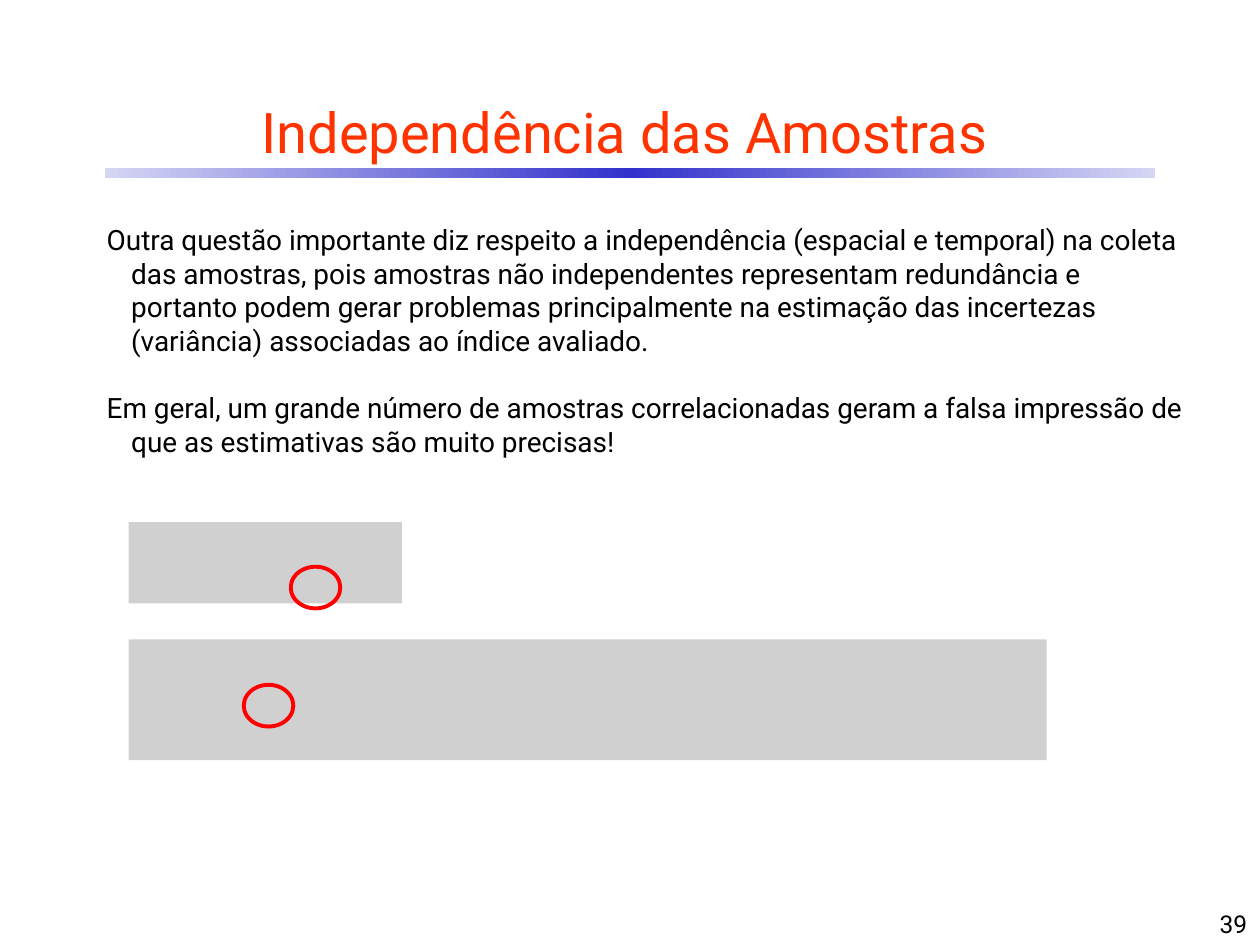
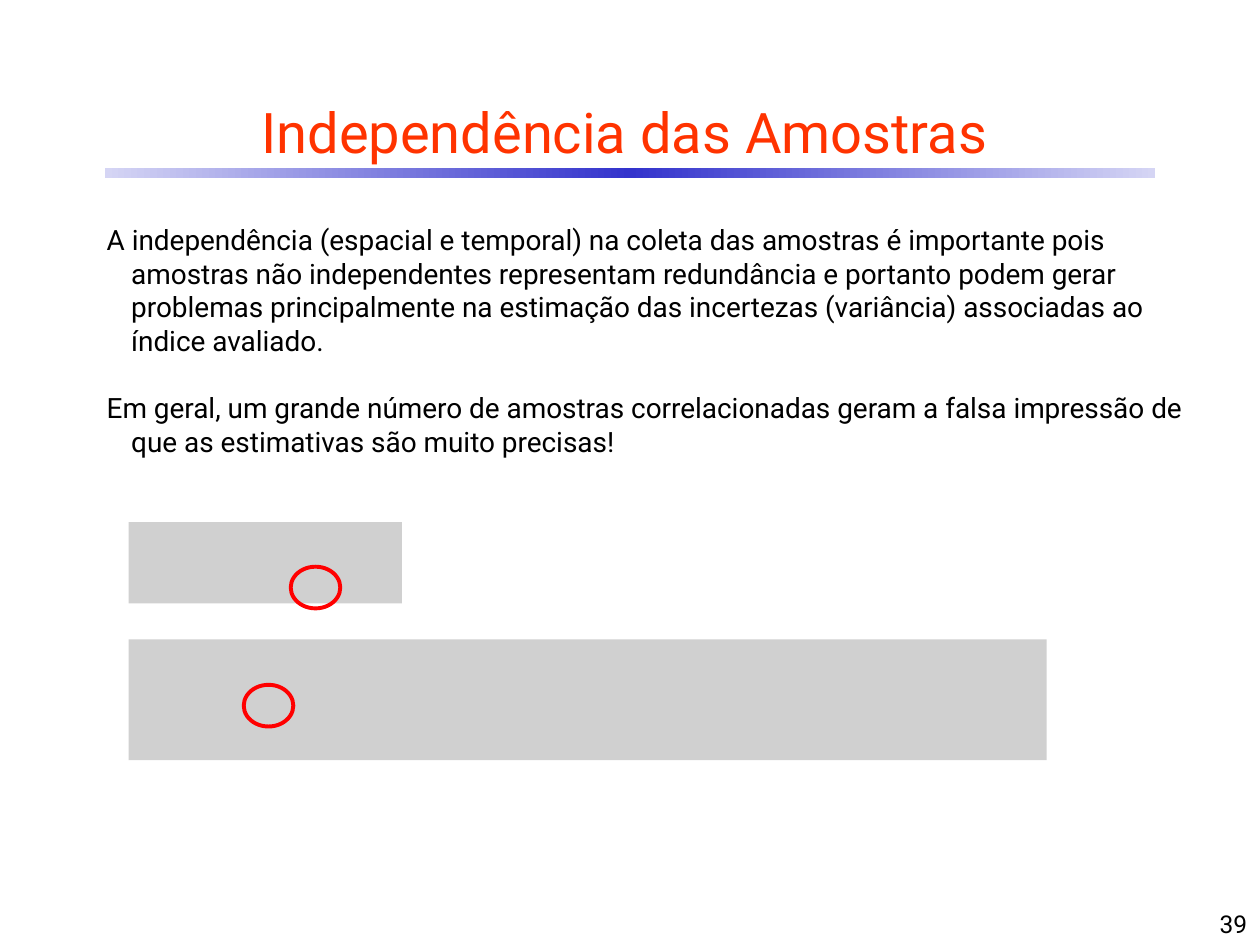
Before and after one commit to CDRenno/Estatistica, a slide deck: slide 39 of ppt/12AvalClass.pptx. Drawn at 1260x945 pixels with LibreOffice and Linux fonts; fonts in the diff are those of the drawing; grey boxes stand for pictures. Boxes give left, top, right and bottom in pixels: in the first picture for what was removed or moved away, otherwise in the second. Text is boxed around its words. In the diff, an @@ line names an element or a change of style, - is before the commit and + after.

```diff
--- a/ppt/12AvalClass.pptx
+++ b/ppt/12AvalClass.pptx
@@ text at box(107, 227, 1143, 352): text changed @@
-Outra questão importante diz respeito a independência (espacial e temporal) na coleta das amostras, pois amostras não independentes representam redundância e portanto podem gerar problemas principalmente na estimação das incertezas (variância) associadas ao índice avaliado.
+A independência (espacial e temporal) na coleta das amostras é importante pois amostras não independentes representam redundância e portanto podem gerar problemas principalmente na estimação das incertezas (variância) associadas ao índice avaliado.
```
Also in this commit, not shown: 2 other slides changed.
